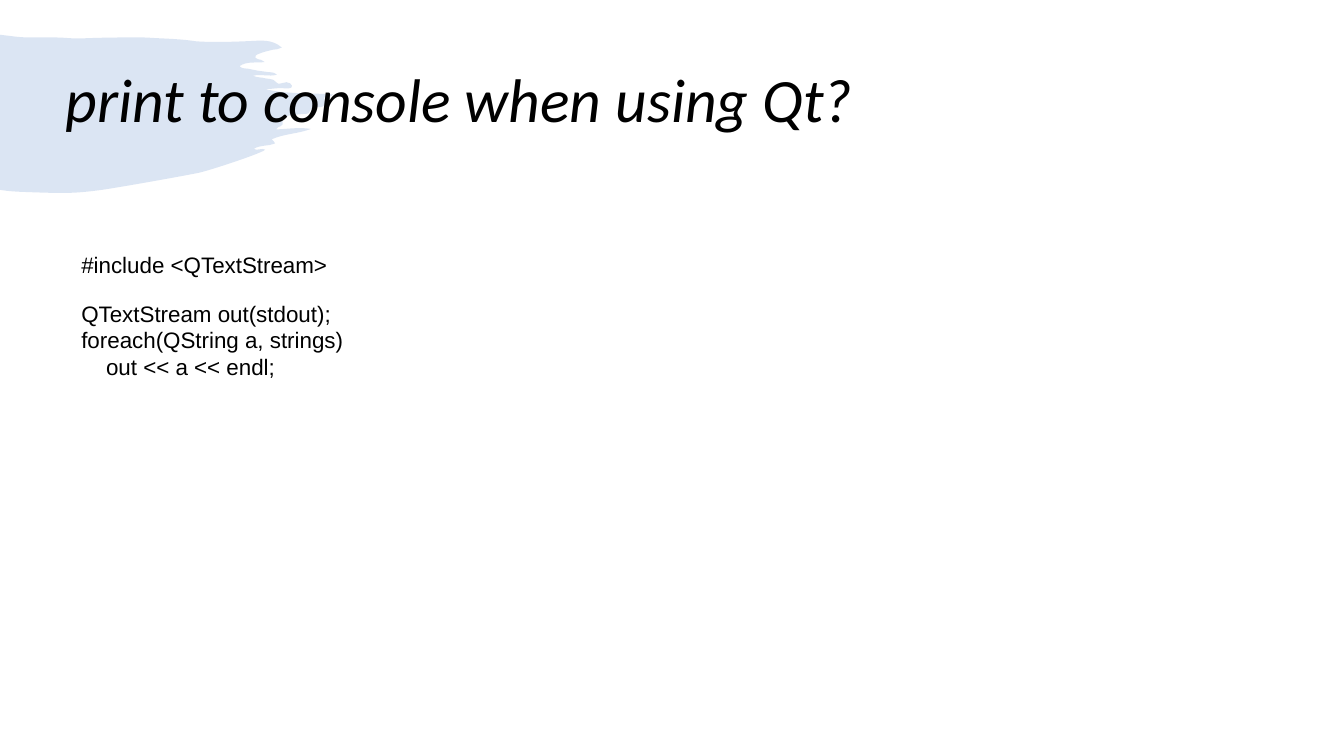
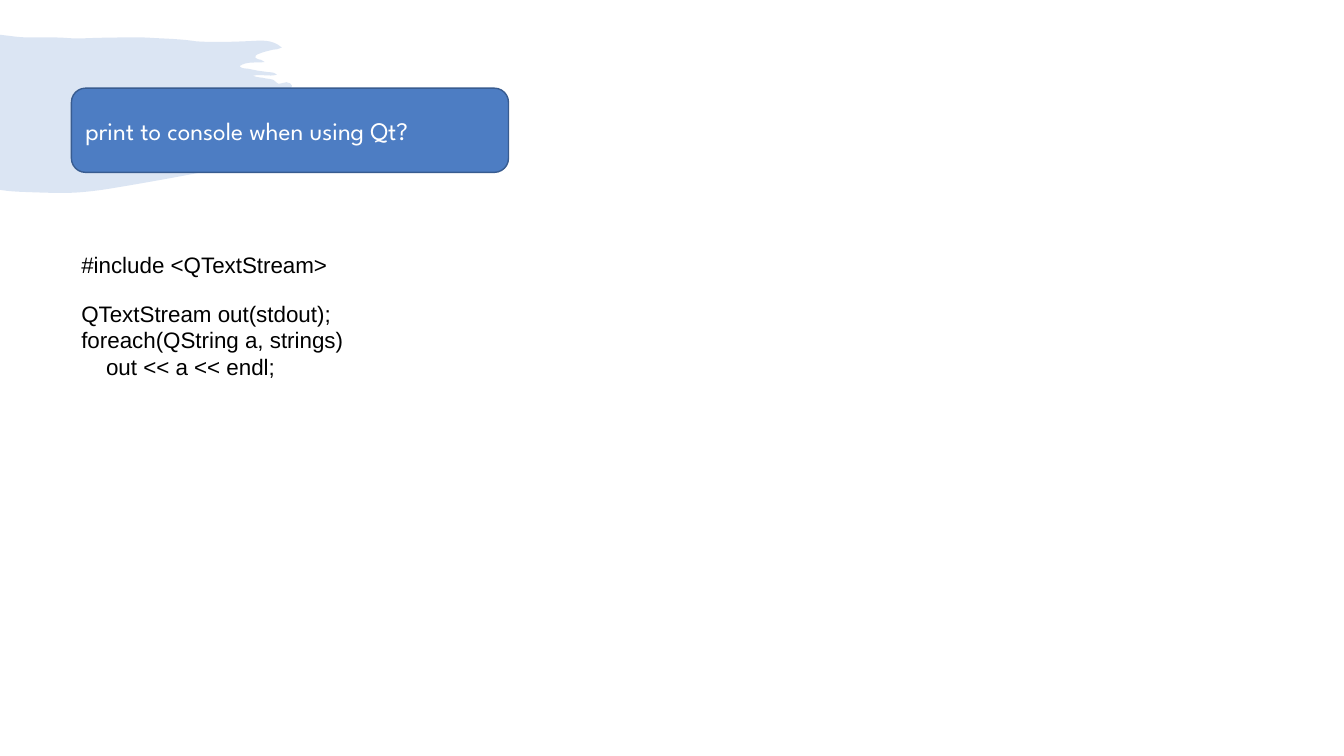
Before and after one commit to girishlande/QtProjects, a slide deck: slide 28 of learnings.pptx (slide 27 before the commit). Drawn at 1344x756 pixels with LibreOffice and Linux fonts; fonts in the diff are those of the drawing. Boxes give left, top, right and bottom in pixels: in the first picture for what was removed or moved away, otherwise in the second. Text is boxed around its words. In the diff, an @@ line names an element or a change of style, - is before the commit and + after.

```diff
--- a/learnings.pptx
+++ b/learnings.pptx
@@ rounded rectangle "print to console when using ...": place and size @@
-rounded rectangle "print to console when using ..." at bbox=[66, 79, 852, 133]
+rounded rectangle "print to console when using ..." at bbox=[72, 88, 509, 171]
@@ rounded rectangle "print to console when using ..." at bbox=[72, 88, 509, 171]: size 44 to 18 pt, font Calibri to League Spartan, text colour #000000 to #FFFFFF, italic off; line spacing 0.9 to 1; fill none to #4D7DC3; outline none to #395C90 1 pt @@
```
Also in this commit, not shown: 5 other slides changed, 3 slides added, 2 slides removed.
